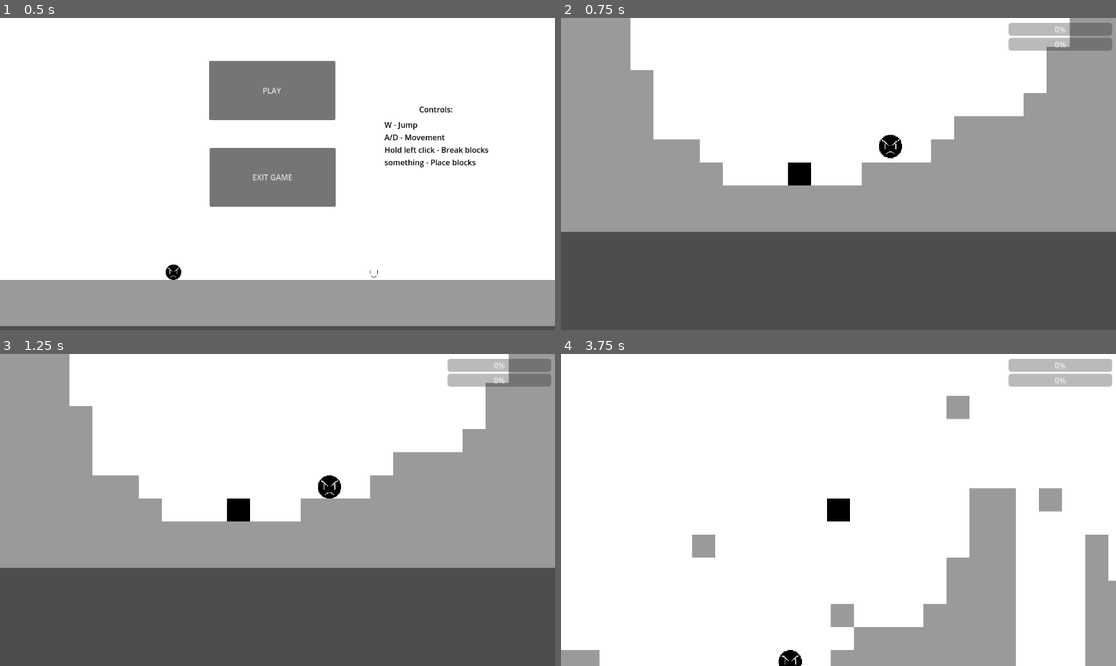
Above: before the commit, frames 1-4 (two rows, left to right).
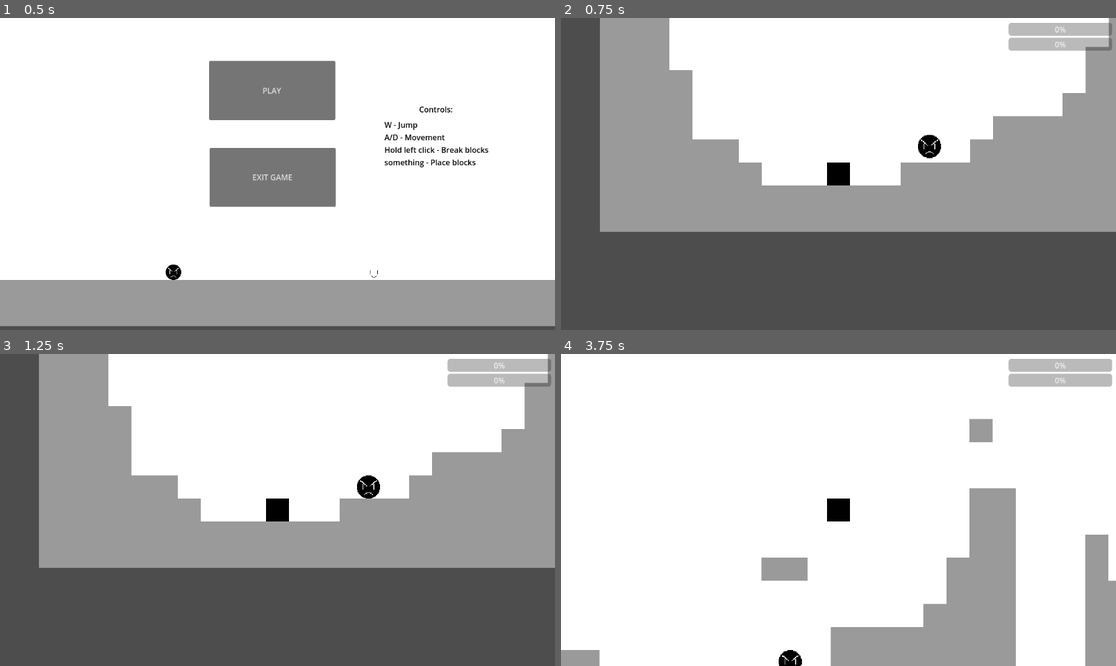
Above: after the commit, the same moments.

Repository: George-Washingtons-Children/NASA
Game: Godot game, scene res://Scenes/Menu.tscn
Same seed, same stepped clock (60 frames per second), same inputs: the game is played once before the commit and once after it.
Inputs (mouse positions are in pixels of both pictures, inside the frame that each line leads up to):
- Up to frame 1 (0.5 s): no input
- Up to frame 2 (0.75 s): click "PLAY" at 0.5 s
- Up to frame 3 (1.25 s): no input
- Up to frame 4 (3.75 s): tap Enter (ui_accept) at 1.25, 1.52, 2.27 s; move the mouse to (960, 494) at 1.27 s; hold Right (ui_right) 1.28-2.78 s; click (960, 494) at 1.42 s; move the mouse to (727, 525) at 2.02 s; click (727, 525) at 2.17 s; move the mouse to (894, 441) at 2.77 s; hold Left (ui_left) 2.78-3.53 s; click (894, 441) at 2.92 s; move the mouse to (810, 572) at 3.52 s; hold Right (ui_right) from 3.53 s (still down); click (810, 572) at 3.67 s

Frame 1 is identical in both runs. In frame 2, 13% of the frame differs, in the area x 0-99%, y 0-69%; in frame 3, 13%; in frame 4, 2.5%.

Commit message:
block place local
places blocks from local coordinates instead of global

Diff:
--- a/Prefabs/Levels/level_design.gd
+++ b/Prefabs/Levels/level_design.gd
@@ -15,6 +15,7 @@
 func _input(event):
 	if event is InputEventMouseButton:
 		if event.button_index == MOUSE_BUTTON_LEFT and event.pressed and get_tree().current_scene.name != "Menu" and get_tree().current_scene.name != "Hab":
+			event = make_input_local(event)
 			tilepos = local_to_map(event.position)
 			print(tilepos)
 			print(get_cell_source_id(0, tilepos))
--- a/Prefabs/player.tscn
+++ b/Prefabs/player.tscn
@@ -1,33 +1,10 @@
-[gd_scene load_steps=5 format=3 uid="uid://jbrvvua7jm0x"]
+[gd_scene load_steps=4 format=3 uid="uid://jbrvvua7jm0x"]
 
 [ext_resource type="Script" path="res://Scripts/Player.gd" id="1_xjkh7"]
 [ext_resource type="Texture2D" uid="uid://bligaivhblv8d" path="res://Sprites/temp player.png" id="2_qh4wd"]
 
 [sub_resource type="RectangleShape2D" id="RectangleShape2D_kct4l"]
 size = Vector2(32, 32)
-
-[sub_resource type="SpriteFrames" id="SpriteFrames_l8665"]
-animations = [{
-"frames": [],
-"loop": true,
-"name": &"Idle",
-"speed": 5.0
-}, {
-"frames": [],
-"loop": true,
-"name": &"death",
-"speed": 5.0
-}, {
-"frames": [],
-"loop": true,
-"name": &"hurt",
-"speed": 5.0
-}, {
-"frames": [],
-"loop": true,
-"name": &"walking",
-"speed": 5.0
-}]
 
 [node name="Player" type="CharacterBody2D"]
 script = ExtResource("1_xjkh7")
@@ -43,12 +20,7 @@
 wait_time = 5.0
 autostart = true
 
-[connection signal="timeout" from="MalfunctionTimer" to="." method="_on_malfunction_timer_timeout"]
-[node name="AnimatedSprite2D" type="AnimatedSprite2D" parent="."]
-sprite_frames = SubResource("SpriteFrames_l8665")
-animation = &"Idle"
-
 [node name="Camera2D" type="Camera2D" parent="."]
 zoom = Vector2(1.5, 1.5)
-limit_left = 0
-limit_top = 0
+
+[connection signal="timeout" from="MalfunctionTimer" to="." method="_on_malfunction_timer_timeout"]
Not shown: 1 places in Scenes/Menu.tscn that only renumber resources
Not shown: 1 places in Scenes/Overworld.tscn that only renumber resources
